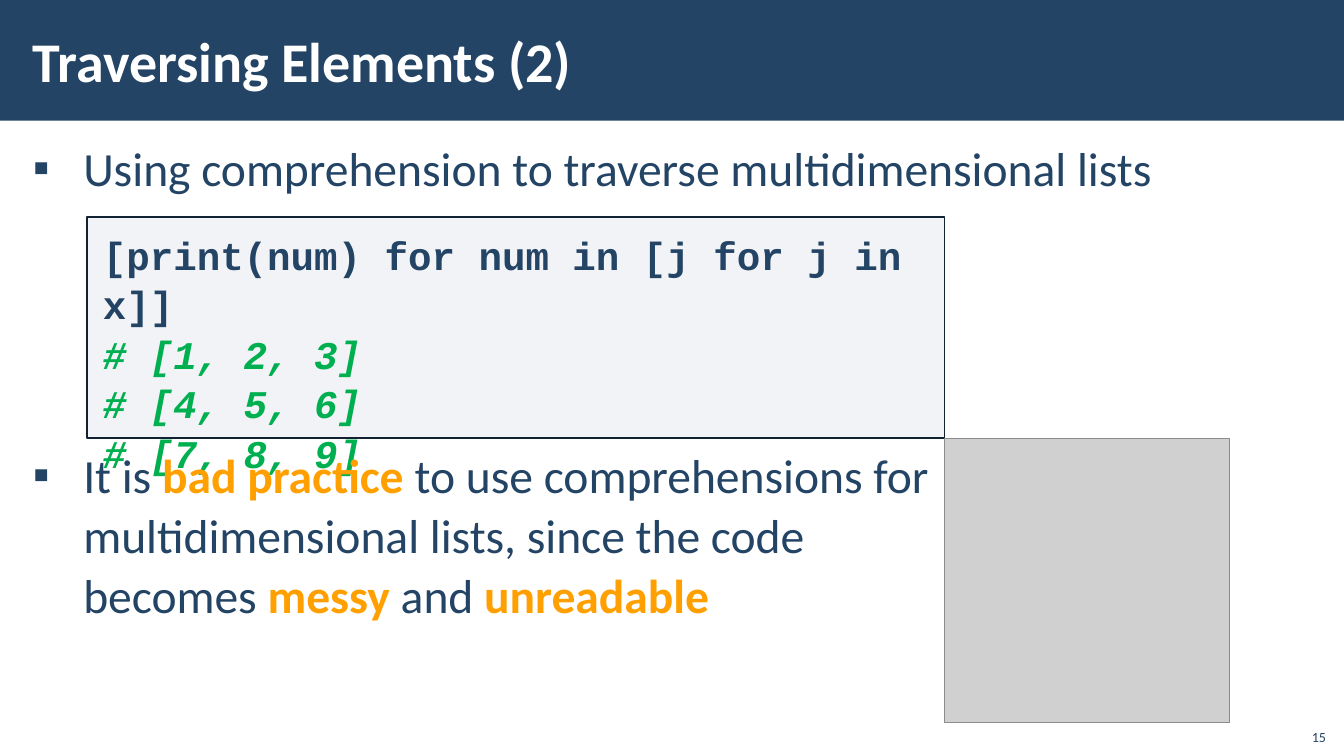
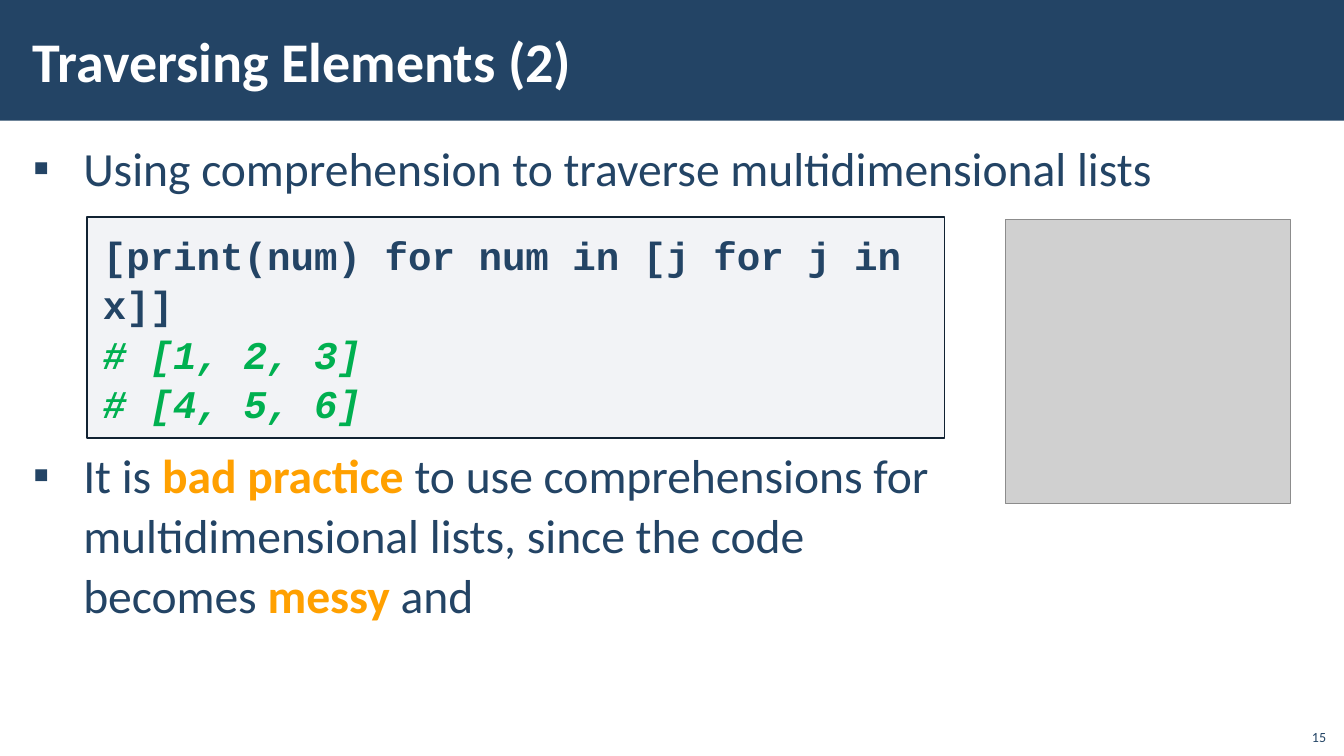
Before and after one commit to HristoRaykov/python_advanced_01.2020, a slide deck: slide 15 of 03.MultidimentinalLists/03-Multidimensional-Lists.pptx. Drawn at 1344x756 pixels with LibreOffice and Linux fonts; fonts in the diff are those of the drawing; grey boxes stand for pictures; background and template pictures are left out. Boxes give left, top, right and bottom in pixels: in the first picture for what was removed or moved away, otherwise in the second. Text is boxed around its words. In the diff, an @@ line names an element or a change of style, - is before the commit and + after.

Commit message:
some slide files format corrected

```diff
--- a/03.MultidimentinalLists/03-Multidimensional-Lists.pptx
+++ b/03.MultidimentinalLists/03-Multidimensional-Lists.pptx
@@ rectangle "[print(num) for num in [j ..." at box(87, 217, 945, 438): text to rectangle; outline #112233 1 pt to #112232 0.99 pt @@
@@ picture: place and size @@
-picture at box(945, 439, 1230, 724)
+picture at box(1005, 219, 1291, 504)
@@ text in rectangle at box(150, 439, 361, 478): paragraph removed @@
-# [7, 8, 9]
@@ text at box(83, 459, 928, 621): text changed @@
-▪ It is bad practice to use comprehensions for
-  multidimensional lists, since the code
-  becomes messy and unreadable
+▪ It is bad practice to use comprehensions for
+  multidimensional lists, since the code
+  becomes messy and
```
Also in this commit, not shown: 24 other slides changed.
